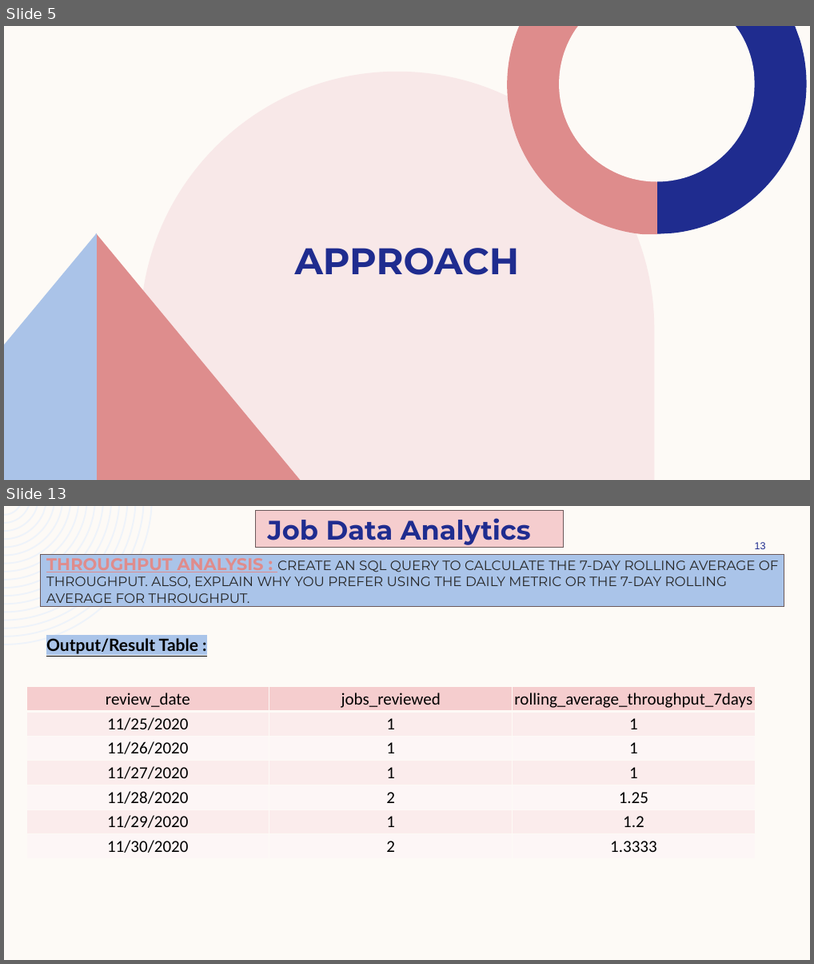
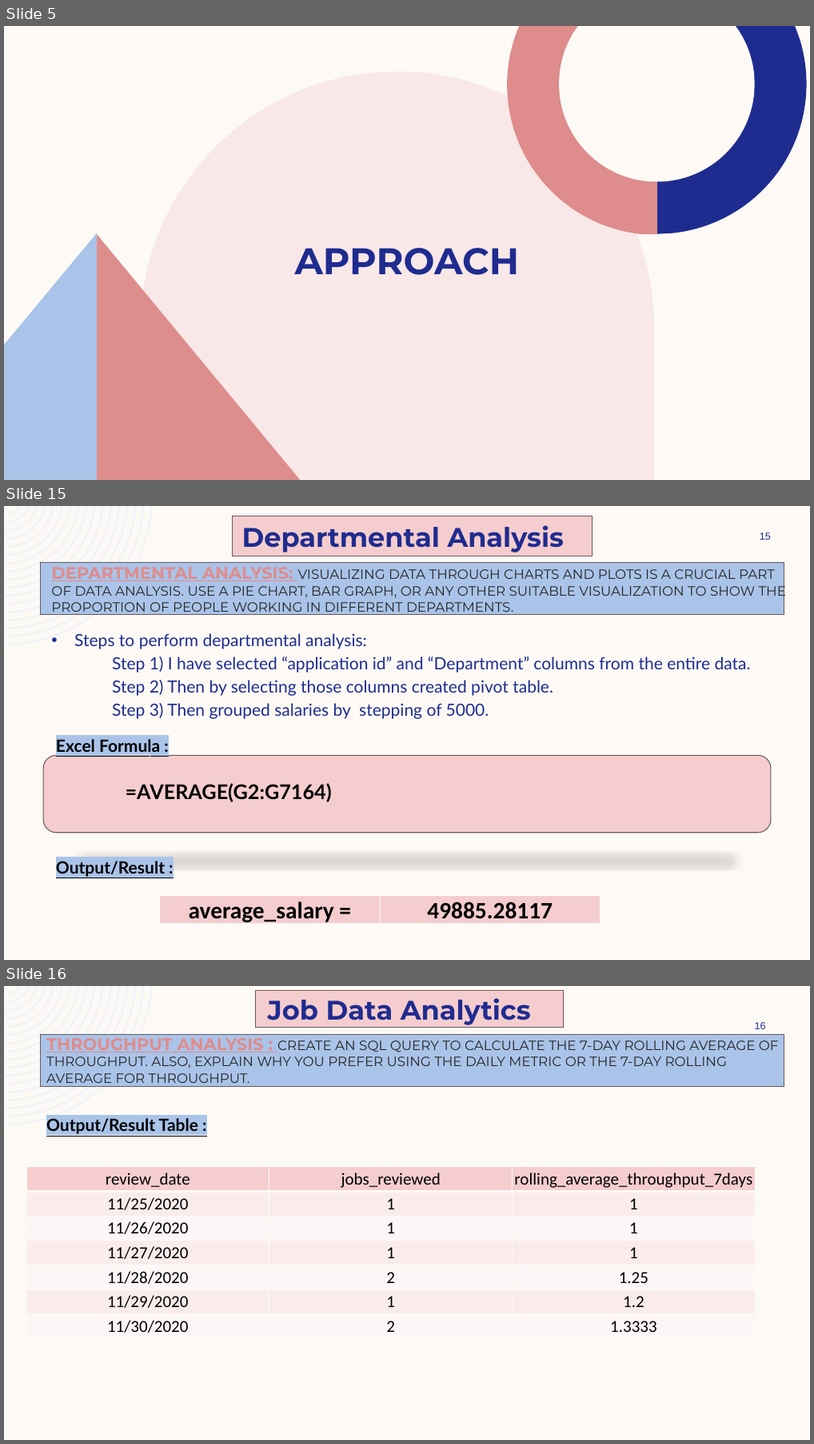
Before and after one commit to ShindeYash/Hiring_Process_Analytics, a slide deck: Report - Hiring_Process_Analytics.pptx. Shown one above the other, each under a label of ours: slides 5 and 13 before the commit, slides 5, 15 and 16 after it; the slides between them are not shown. The pictures are 814x964 and 814x1444 pixels, drawn with LibreOffice and Linux fonts; fonts in the diff are those of the drawing. Boxes give left, top, right and bottom in pixels: in the first picture for what was removed or moved away, otherwise in the second. Text is boxed around its words. In the diff, an @@ line names an element or a change of style, - is before the commit and + after.

```diff
--- a/Report - Hiring_Process_Analytics.pptx
+++ b/Report - Hiring_Process_Analytics.pptx
@@ slide 15 added at [4,506,810,960], background #FDFAF6; not listed: 1 template element that a slide beside it also shows @@
@@ rectangle added at [233,516,593,556], fill #F5CDCE, outline #6B5A5A 1 pt @@
@@ text added at [242,525,564,552], 32 pt, text #1F2C8F, bold @@
+Departmental Analysis
@@ page number added at [760,532,771,540], 12 pt, text #1F2C8F @@
+15
@@ rectangle added at [40,562,784,615], fill #AAC4E9, outline #6B5A5A 1 pt @@
@@ title added at [51,562,786,616], 16 pt, text #262626 @@
+DEPARTMENTAL ANALYSIS: VISUALIZING DATA THROUGH CHARTS AND PLOTS IS A CRUCIAL PART OF DATA ANALYSIS. USE A PIE CHART, BAR GRAPH, OR ANY OTHER SUITABLE VISUALIZATION TO SHOW THE PROPORTION OF PEOPLE WORKING IN DIFFERENT DEPARTMENTS.
@@ text added at [74,633,751,719], 20 pt, text #1F2C8F @@
+• Steps to perform departmental analysis:
+Step 1) I have selected “application id” and “Department” columns from the entire data.
+Step 2) Then by selecting those columns created pivot table.
+Step 3) Then grouped salaries by stepping of 5000.
@@ text added at [56,739,160,755], 20 pt, text #000000, bold, underline @@
+Excel Formula :
@@ rounded rectangle added at [43,756,771,832], fill #F5CDCE, outline #6B5A5A 1 pt @@
@@ elbow line added from (119, 755) to (180, 815), #F5CDCE 0.5 pt @@
@@ text added at [126,783,332,802], 24 pt, text #000000, bold @@
+=AVERAGE(G2:G7164)
@@ text added at [56,860,165,876], 20 pt, text #000000, bold, underline @@
+Output/Result :
@@ table added at [159,895,600,927], 1 rows, 2 columns @@
+average_salary = | 49885.28117
@@ what was slide 13 is now slide 16 @@
@@ page number at [755,1022,766,1029]: text changed @@
-13
+16
```
Also in this commit, not shown: 4 slides changed, 7 other slides added, 5 slides removed, 3 other files.
